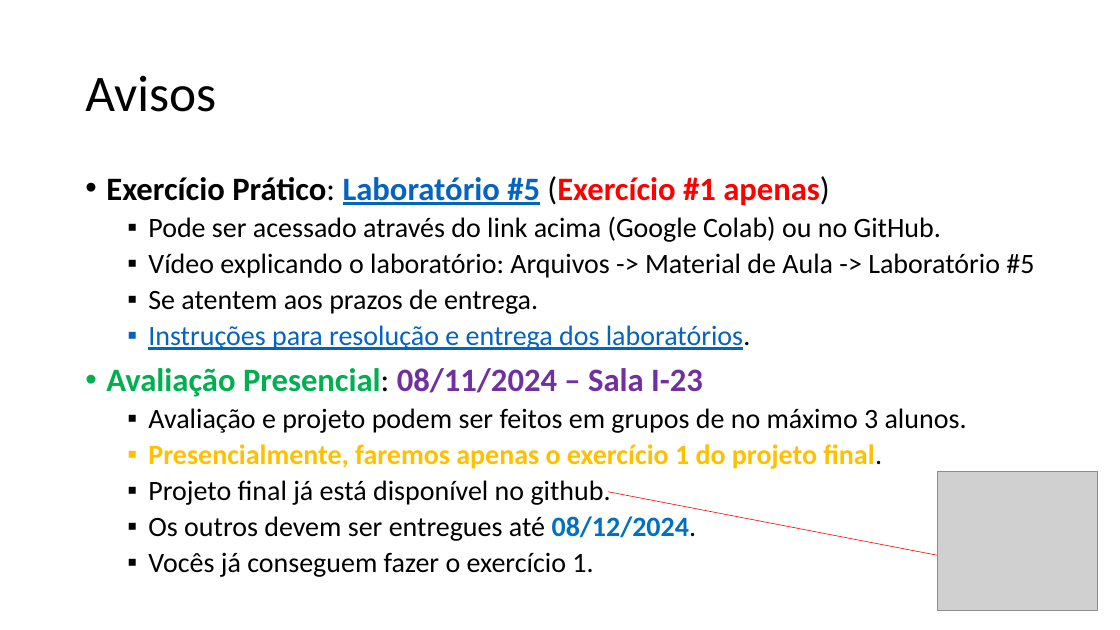
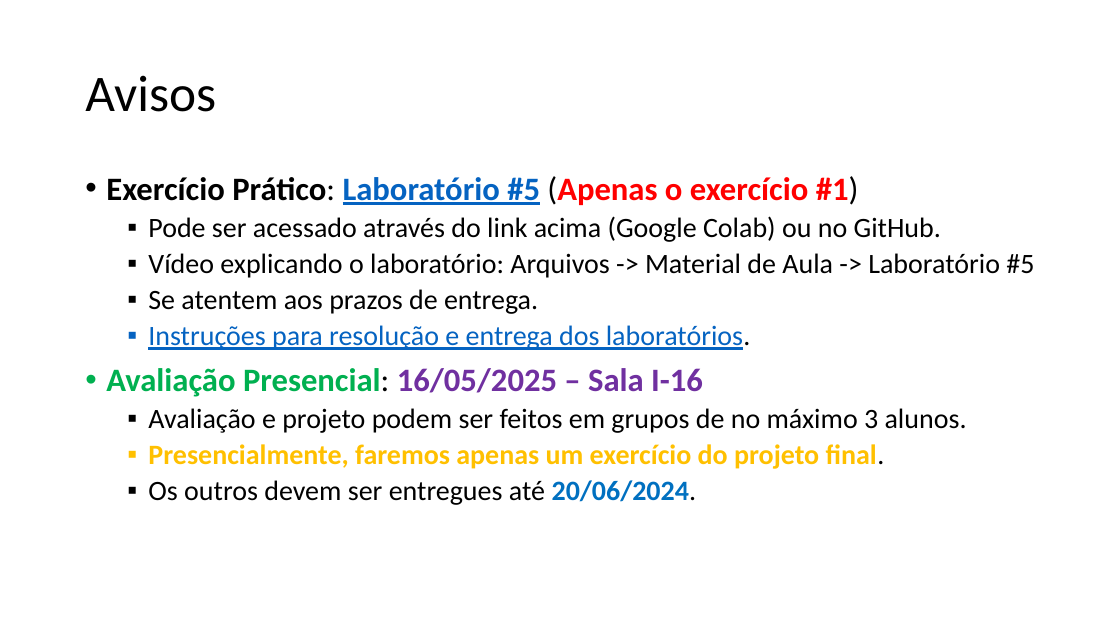
Before and after one commit to zz4fap/t319_aprendizado_de_maquina, a slide deck: slide 13 of slides/T319_Regressão_Linear (Parte IV).pptx. Drawn at 1120x630 pixels with LibreOffice and Linux fonts; fonts in the diff are those of the drawing; grey boxes stand for pictures. Boxes give left, top, right and bottom in pixels: in the first picture for what was removed or moved away, otherwise in the second. Text is boxed around its words. In the diff, an @@ line names an element or a change of style, - is before the commit and + after.

Commit message:
update of slides

```diff
--- a/slides/T319_Regressão_Linear (Parte IV).pptx
+++ b/slides/T319_Regressão_Linear (Parte IV).pptx
@@ text at [106, 176, 859, 205]: text changed @@
-• Exercício Prático: Laboratório #5 (Exercício #1 apenas)
+• Exercício Prático: Laboratório #5 (Apenas o exercício #1)
@@ text at [106, 368, 703, 397]: text changed @@
-• Avaliação Presencial: 08/11/2024 – Sala I-23
+• Avaliação Presencial: 16/05/2025 – Sala I-16
@@ text at [148, 444, 885, 505]: text changed; text colour #000000 to #FFC000; bold on @@
-  ▪ Presencialmente, faremos apenas o exercício 1 do projeto final.
-  ▪ Projeto final já está disponível no github.
-  ▪ Os outros devem ser entregues até 08/12/2024.
-  ▪ Vocês já conseguem fazer o exercício 1.
+  ▪ Presencialmente, faremos apenas um exercício do projeto final.
+  ▪ Os outros devem ser entregues até 20/06/2024.
@@ picture removed at [938, 471, 1097, 610] @@
@@ arrow removed from (608, 492) to (946, 557) @@
```
Also in this commit, not shown: 3 other slides changed, 2 other files.
